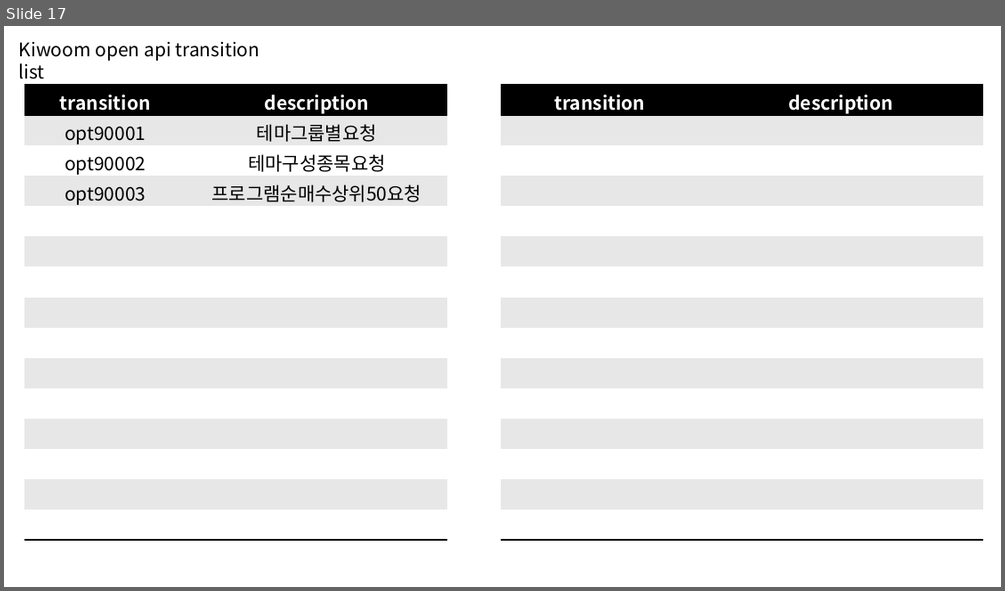
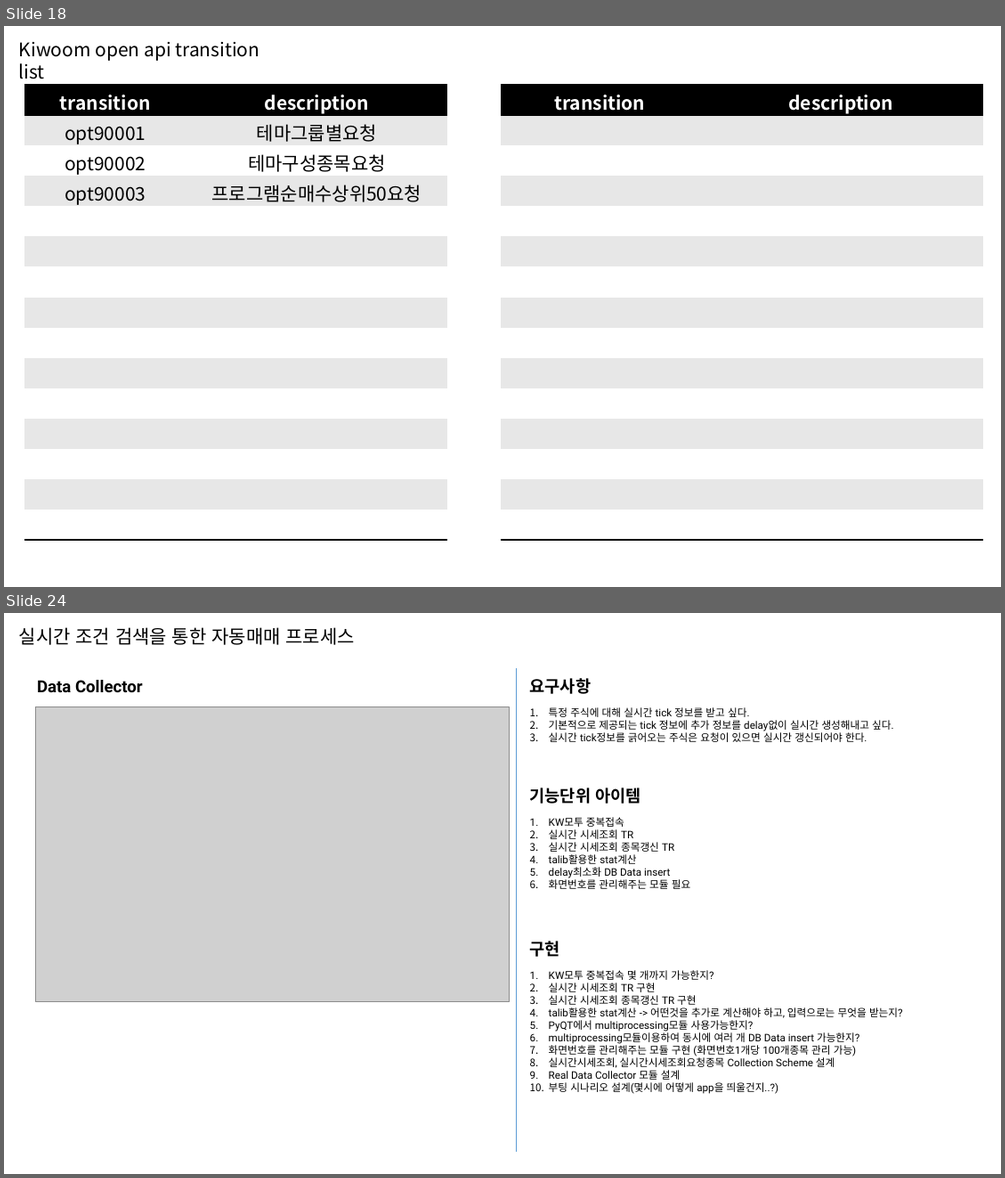
Before and after one commit to happineer/system_trading, a slide deck: doc/TopTrader.pptx. Shown one above the other, each under a label of ours: slide 17 before the commit, slides 18 and 24 after it; the slides between them are not shown. The pictures are 1005x591 and 1005x1178 pixels, drawn with LibreOffice and Linux fonts; fonts in the diff are those of the drawing; grey boxes stand for pictures. Boxes give left, top, right and bottom in pixels: in the first picture for what was removed or moved away, otherwise in the second. Text is boxed around its words. In the diff, an @@ line names an element or a change of style, - is before the commit and + after.

```diff
--- a/doc/TopTrader.pptx
+++ b/doc/TopTrader.pptx
@@ slide 24 added at [4, 613, 1001, 1174], background #FFFFFF @@
@@ text added at [19, 627, 355, 645], 18 pt, text #000000 @@
+실시간 조건 검색을 통한 자동매매 프로세스
@@ text added at [37, 680, 143, 693], 16 pt, text #000000, bold @@
+Data Collector
@@ line added from (516, 668) to (516, 1151), #5B9BD5 0.5 pt @@
@@ text added at [530, 678, 591, 694], 16 pt, text #000000, bold @@
+요구사항
@@ picture added at [36, 706, 510, 1001] @@
@@ text added at [549, 707, 893, 742], 10 pt, text #000000 @@
+1. 특정 주식에 대해 실시간 tick 정보를 받고 싶다.
+2. 기본적으로 제공되는 tick 정보에 추가 정보를 delay없이 실시간 생성해내고 싶다.
+3. 실시간 tick정보를 긁어오는 주식은 요청이 있으면 실시간 갱신되어야 한다.
@@ text added at [530, 787, 640, 803], 16 pt, text #000000, bold @@
+기능단위 아이템
@@ text added at [549, 817, 690, 889], 10 pt, text #000000 @@
+1. KW모투 중복접속
+2. 실시간 시세조회 TR
+3. 실시간 시세조회 종목갱신 TR
+4. talib활용한 stat계산
+5. delay최소화 DB Data insert
+6. 화면번호를 관리해주는 모듈 필요
@@ text added at [530, 941, 560, 957], 16 pt, text #000000, bold @@
+구현
@@ text added at [549, 970, 903, 1094], 10 pt, text #000000 @@
+1. KW모투 중복접속 몇 개까지 가능한지?
+2. 실시간 시세조회 TR 구현
+3. 실시간 시세조회 종목갱신 TR 구현
+4. talib활용한 stat계산 -> 어떤것을 추가로 계산해야 하고, 입력으로는 무엇을 받는지?
+5. PyQT에서 multiprocessing모듈 사용가능한지?
+6. multiprocessing모듈이용하여 동시에 여러 개 DB Data insert 가능한지?
+7. 화면번호를 관리해주는 모듈 구현 (화면번호1개당 100개종목 관리 가능)
+8. 실시간시세조회, 실시간시세조회요청종목 Collection Scheme 설계
+9. Real Data Collector 모듈 설계
+10. 부팅 시나리오 설계(몇시에 어떻게 app을 띄울건지..?)
@@ what was slide 17 is now slide 18 @@
```
Also in this commit, not shown: 39 other slides added, 4 other files.
